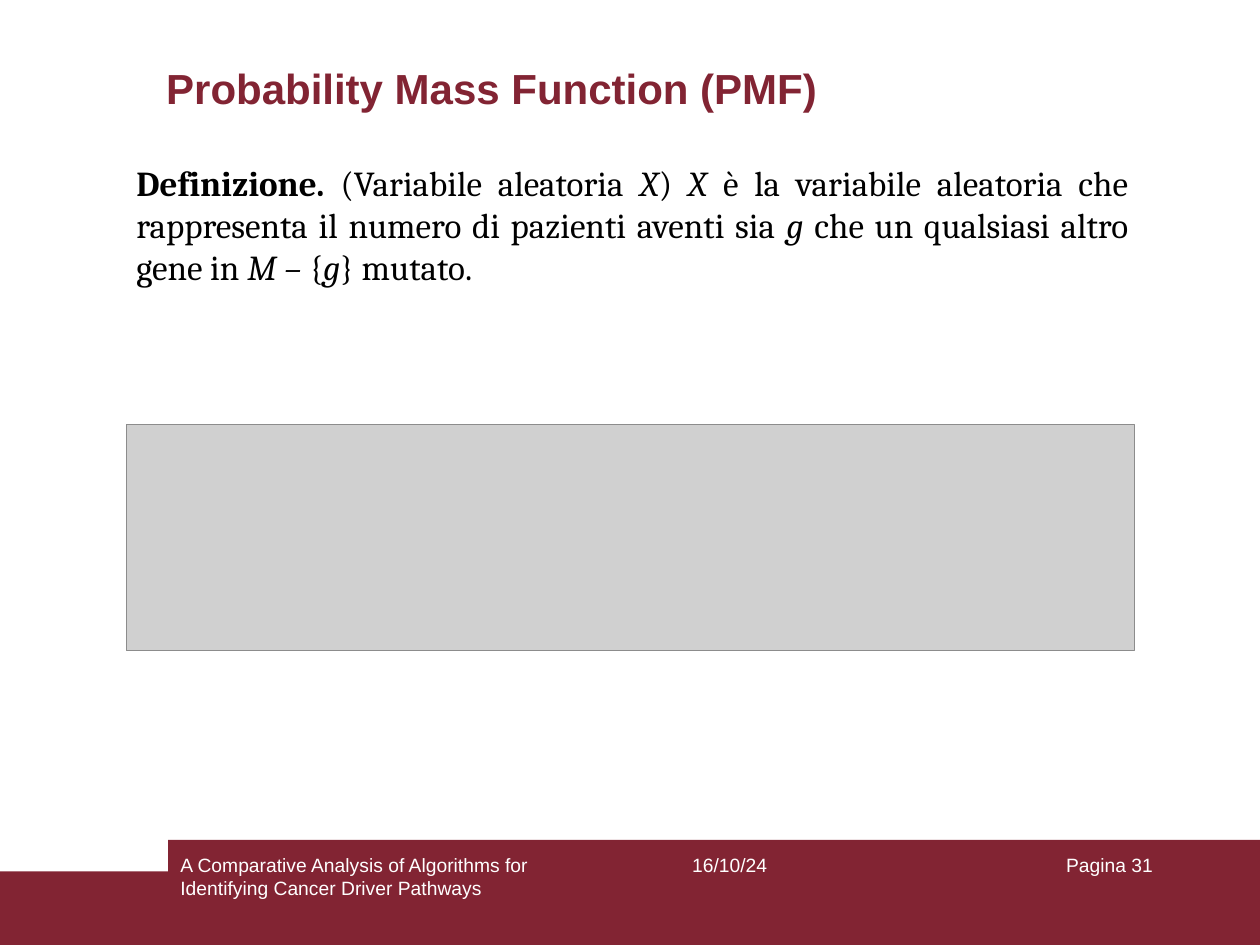
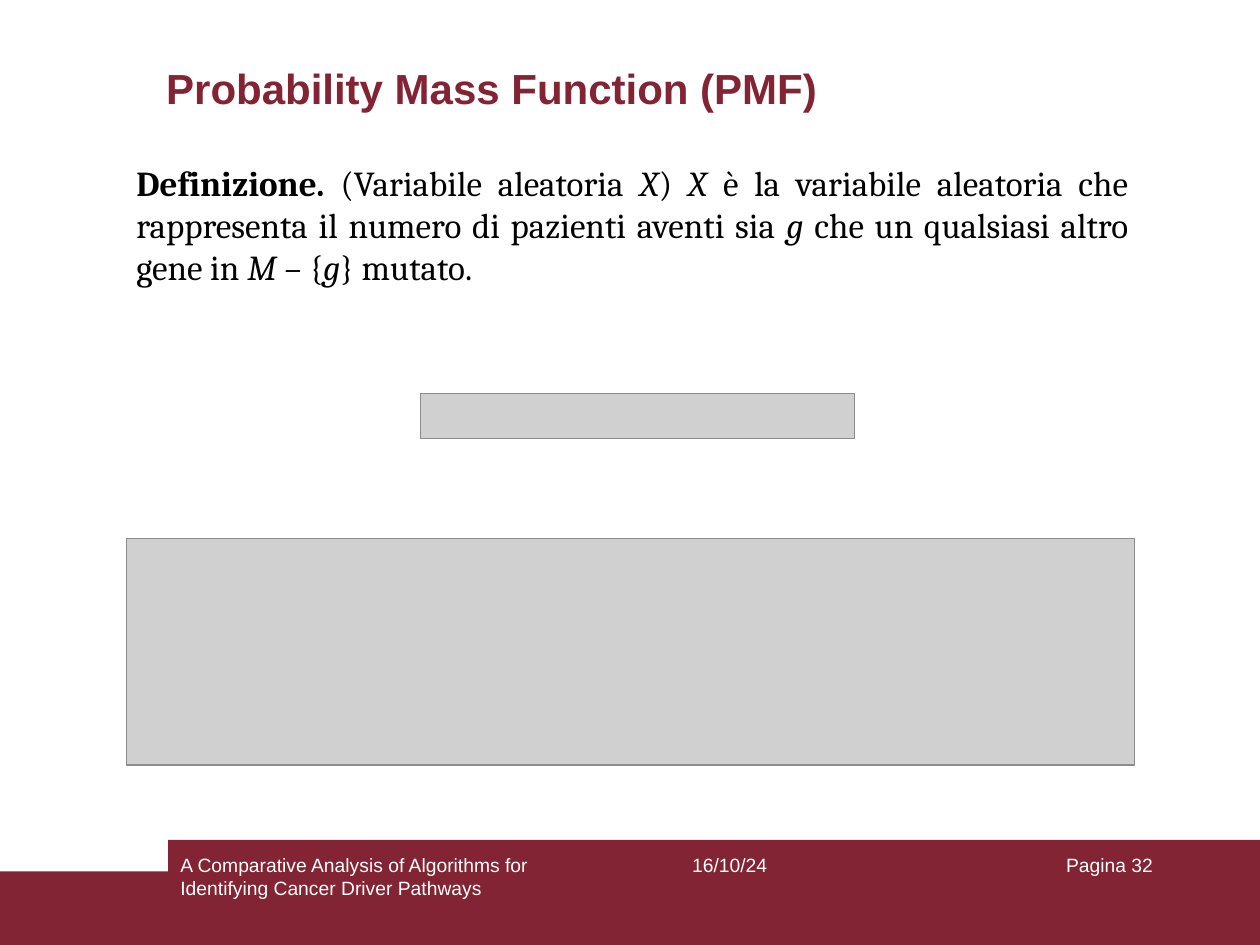
Before and after one commit to aflaag/bsc-thesis, a slide deck: slide 32 of presentation/slides.odp (slide 31 before the commit). Drawn at 1260x945 pixels with LibreOffice and Linux fonts; fonts in the diff are those of the drawing; grey boxes stand for pictures. Boxes give left, top, right and bottom in pixels: in the first picture for what was removed or moved away, otherwise in the second. Text is boxed around its words. In the diff, an @@ line names an element or a change of style, - is before the commit and + after.

```diff
--- a/presentation/slides.odp
+++ b/presentation/slides.odp
@@ picture added at <box>421,393,856,438</box> @@
@@ picture: place and size @@
-picture at <box>126,425,1134,651</box>
+picture at <box>126,539,1134,766</box>
@@ page number at <box>1066,858,1152,876</box>: text changed @@
-Pagina 31
+Pagina 32
```
Also in this commit, not shown: 1 other slide changed, 2 slides added, 5 other files.
